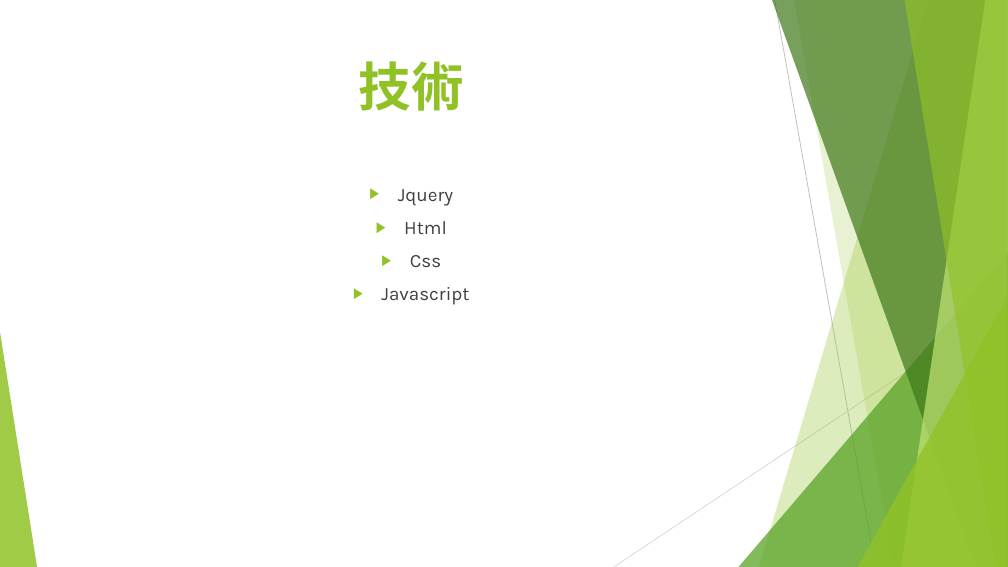
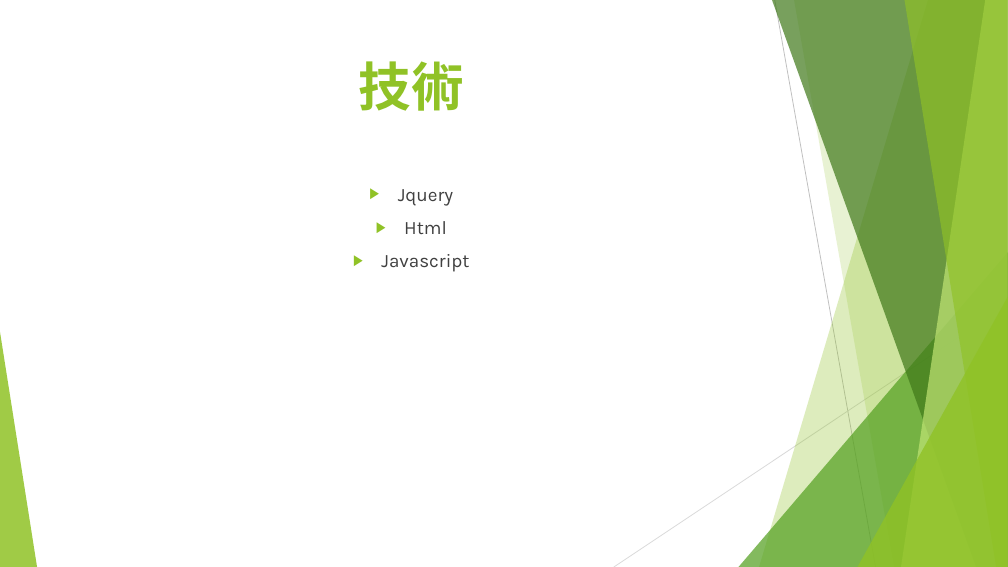
Before and after one commit to zhouharry/ntoucswebpage, a slide deck: slide 3 of report.pptx. Drawn at 1008x567 pixels with LibreOffice and Linux fonts; fonts in the diff are those of the drawing. Boxes give left, top, right and bottom in pixels: in the first picture for what was removed or moved away, otherwise in the second. Text is boxed around its words. In the diff, an @@ line names an element or a change of style, - is before the commit and + after.

Commit message:
updatr ppt

```diff
--- a/report.pptx
+++ b/report.pptx
@@ text at bbox=[410, 255, 441, 267]: paragraph removed @@
-▶ Css
```
